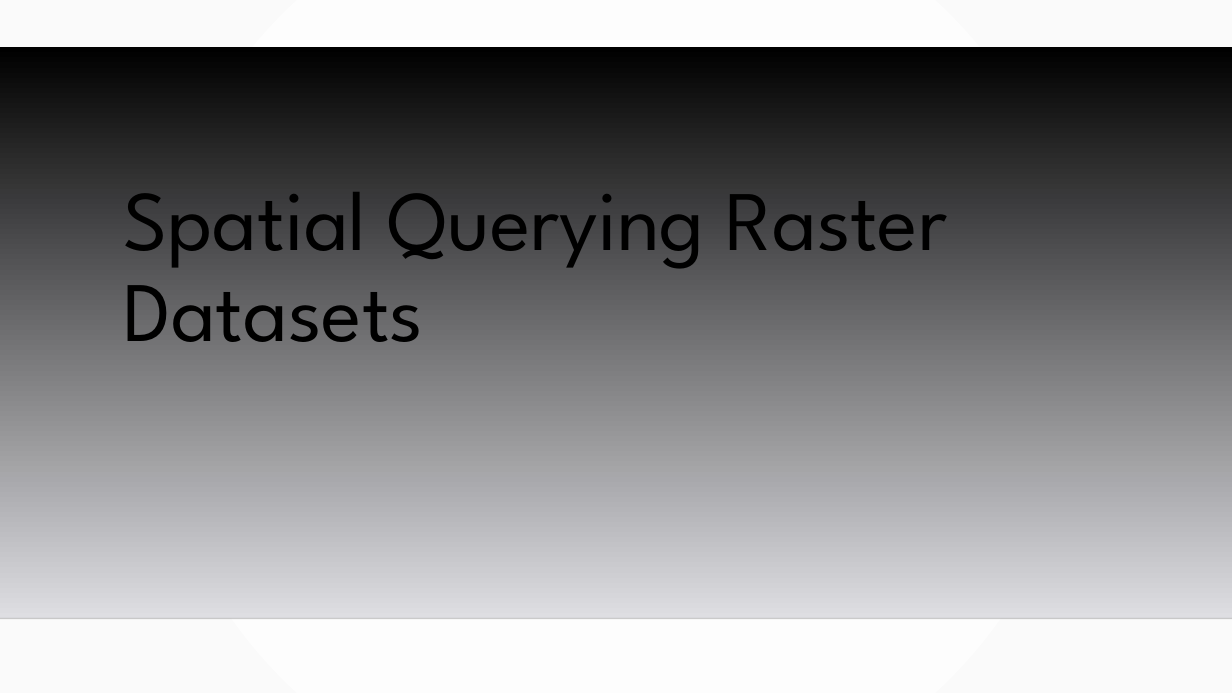
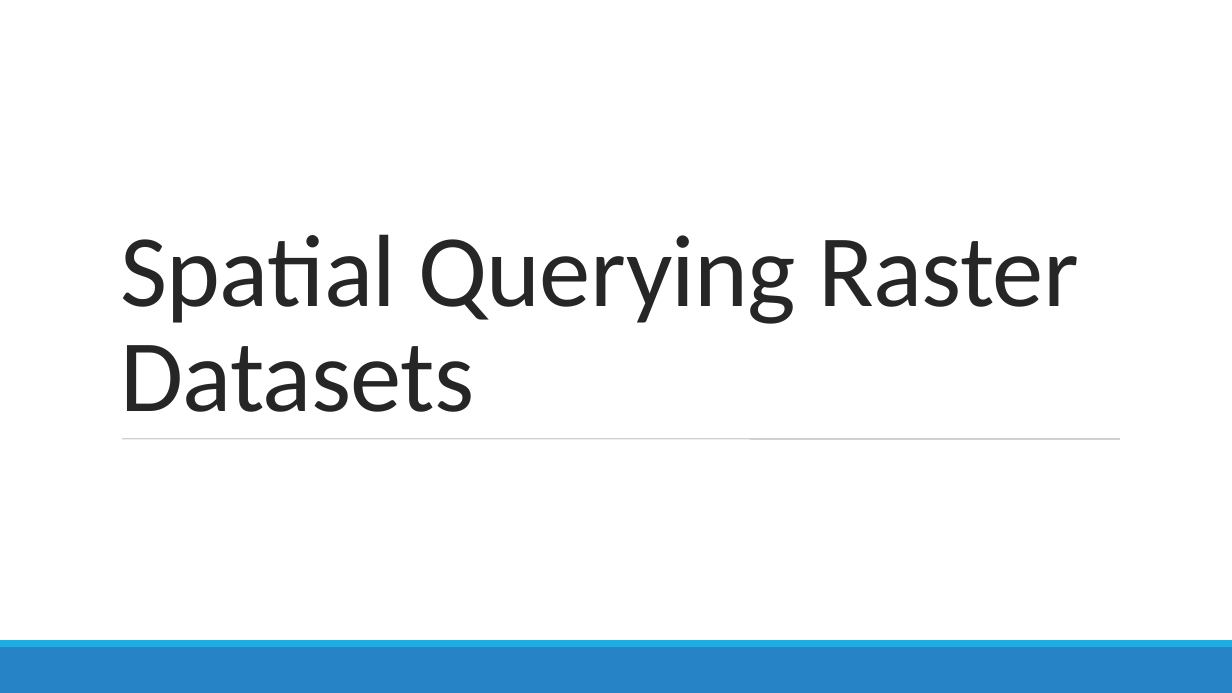
Before and after one commit to MGIS-UMN/GIS5577_week8, a slide deck: slide 1 of Raster_analysis.odp. Drawn at 1232x693 pixels with LibreOffice and Linux fonts; fonts in the diff are those of the drawing; background and template pictures are left out. Boxes give left, top, right and bottom in pixels: in the first picture for what was removed or moved away, otherwise in the second. Text is boxed around its words. In the diff, an @@ line names an element or a change of style, - is before the commit and + after.

```diff
--- a/Raster_analysis.odp
+++ b/Raster_analysis.odp
@@ background gradient #FFFFFF to #FAFAFA to #FFFFFF @@
@@ freeform shape removed at (x1=0, y1=47, x2=1232, y2=618) @@
@@ title "Spatial Querying Raster Datasets" moved from (x1=123, y1=192, x2=947, y2=342) to (x1=120, y1=234, x2=1079, y2=412) @@
@@ title "Spatial Querying Raster Datasets" at (x1=120, y1=234, x2=1079, y2=412): size 66 to 80 pt, font League Spartan to Calibri, text colour #000000 to #262626, letter spacing 0 to -0.5 pt; line spacing 0.9 to 0.85 @@
@@ line added from (122, 439) to (1120, 439), #7F7F7F 0.51 pt @@
@@ line removed from (0, 618) to (1232, 618) @@
@@ freeform shape added at (x1=0, y1=647, x2=1232, y2=693), fill #2683C6 @@
@@ freeform shape added at (x1=0, y1=640, x2=1232, y2=647), fill #1CADE4 @@
```
Also in this commit, not shown: 22 other slides changed.
